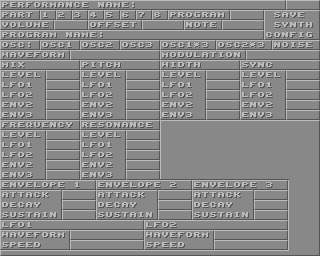
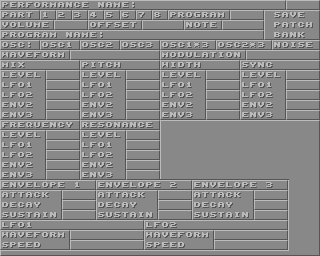
Layer changes from the first 320px x 256px image to the second:
painted on "PERFORMANCE NAME: ..." over [266, 22, 312, 37]
painted on "PERFORMANCE NAME: ... #1" over [267, 23, 313, 38]
